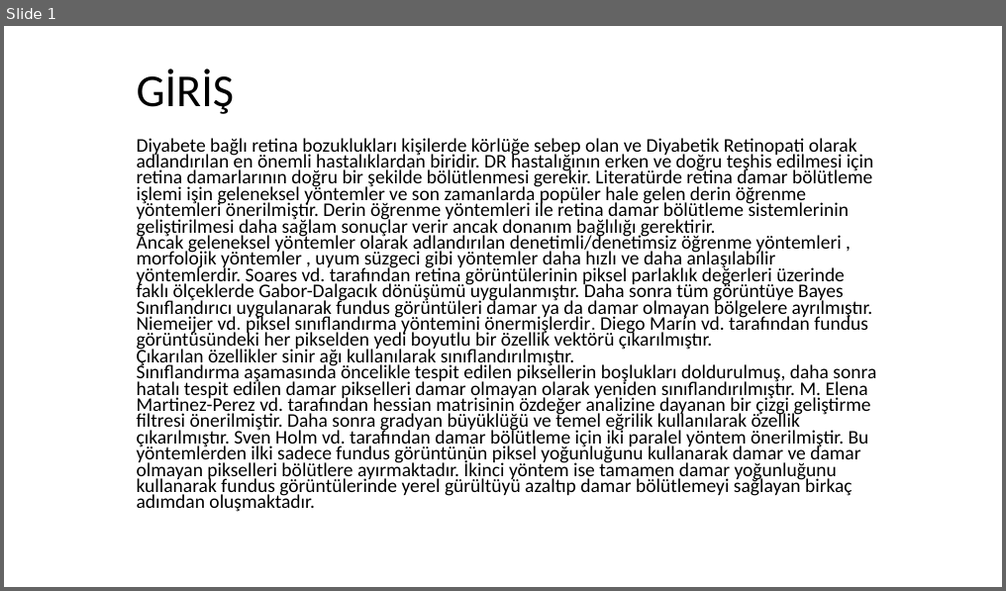
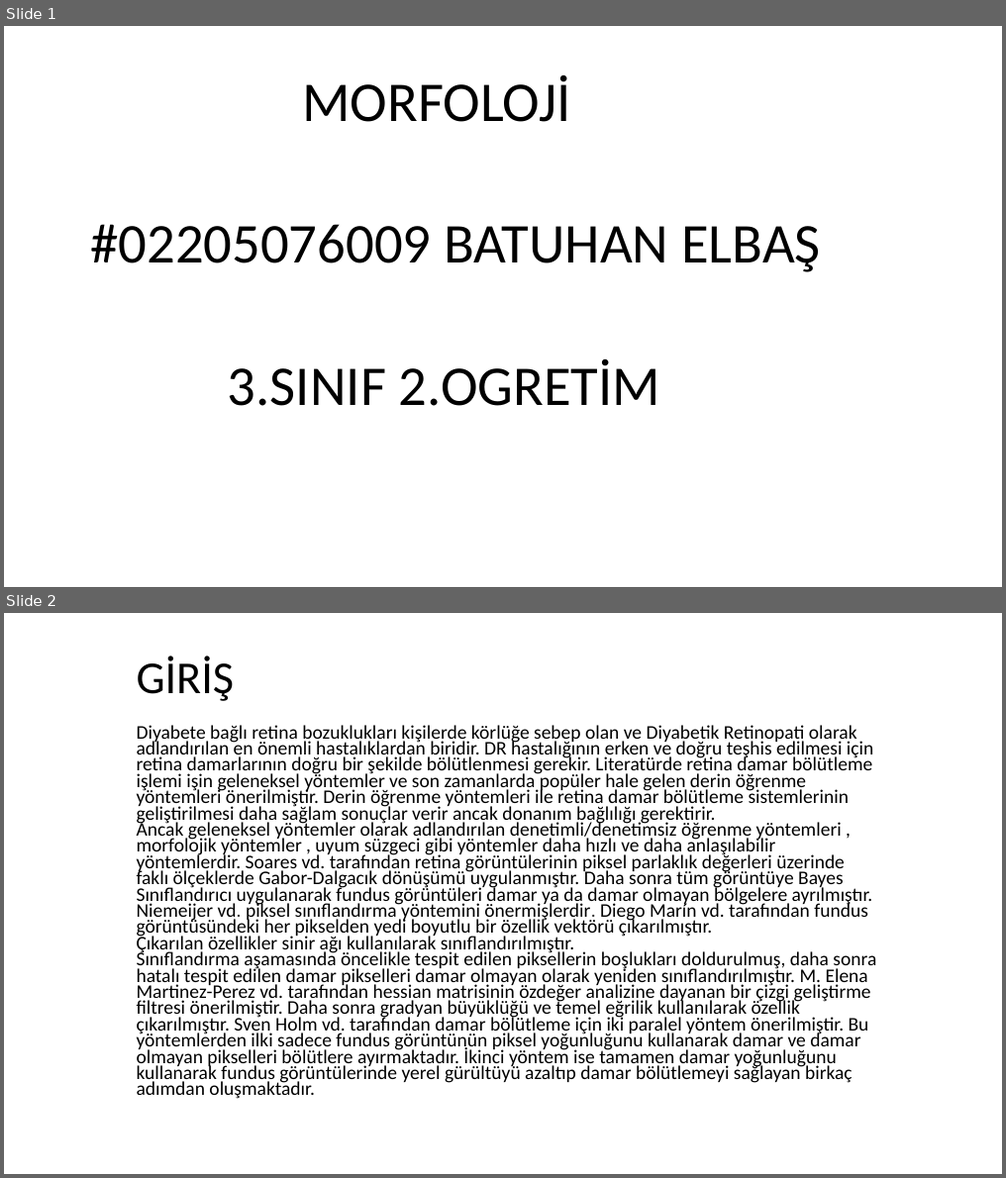
Before and after one commit to Batuhanelbas/GortuntuIsleme, a slide deck: Makale/Morfoloji/Morfoloji.pptx. Shown one above the other, each under a label of ours: slide 1 before the commit, slides 1 and 2 after it. The pictures are 1006x591 and 1006x1178 pixels, drawn with LibreOffice and Linux fonts; fonts in the diff are those of the drawing. Boxes give left, top, right and bottom in pixels: in the first picture for what was removed or moved away, otherwise in the second. Text is boxed around its words. In the diff, an @@ line names an element or a change of style, - is before the commit and + after.

```diff
--- a/Makale/Morfoloji/Morfoloji.pptx
+++ b/Makale/Morfoloji/Morfoloji.pptx
@@ slide 1 added at (x1=4, y1=26, x2=1002, y2=587), background #FFFFFF @@
@@ text added at (x1=91, y1=75, x2=821, y2=406), 54 pt, text #000000 @@
+MORFOLOJİ
+#02205076009 BATUHAN ELBAŞ
+3.SINIF 2.OGRETİM
@@ what was slide 1 is now slide 2 @@
```
